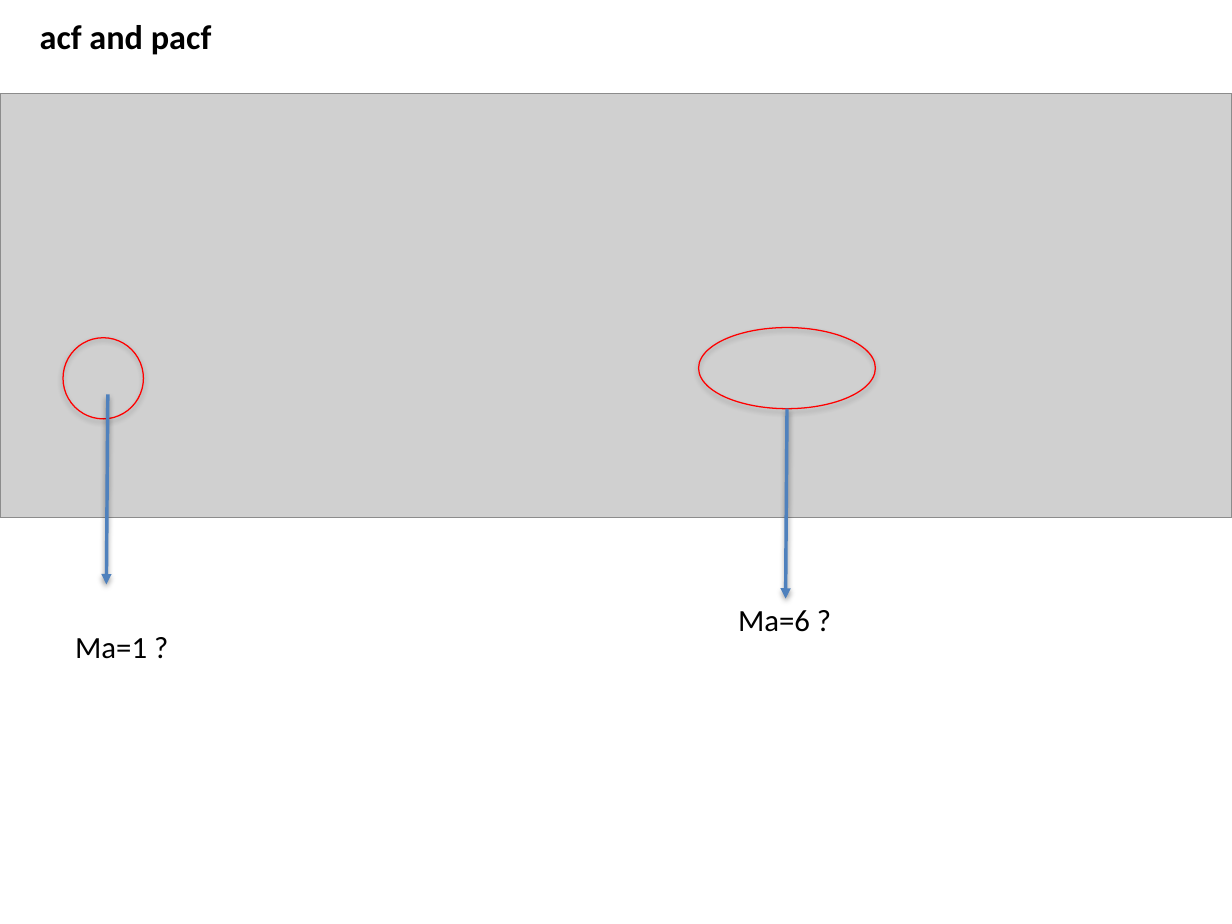
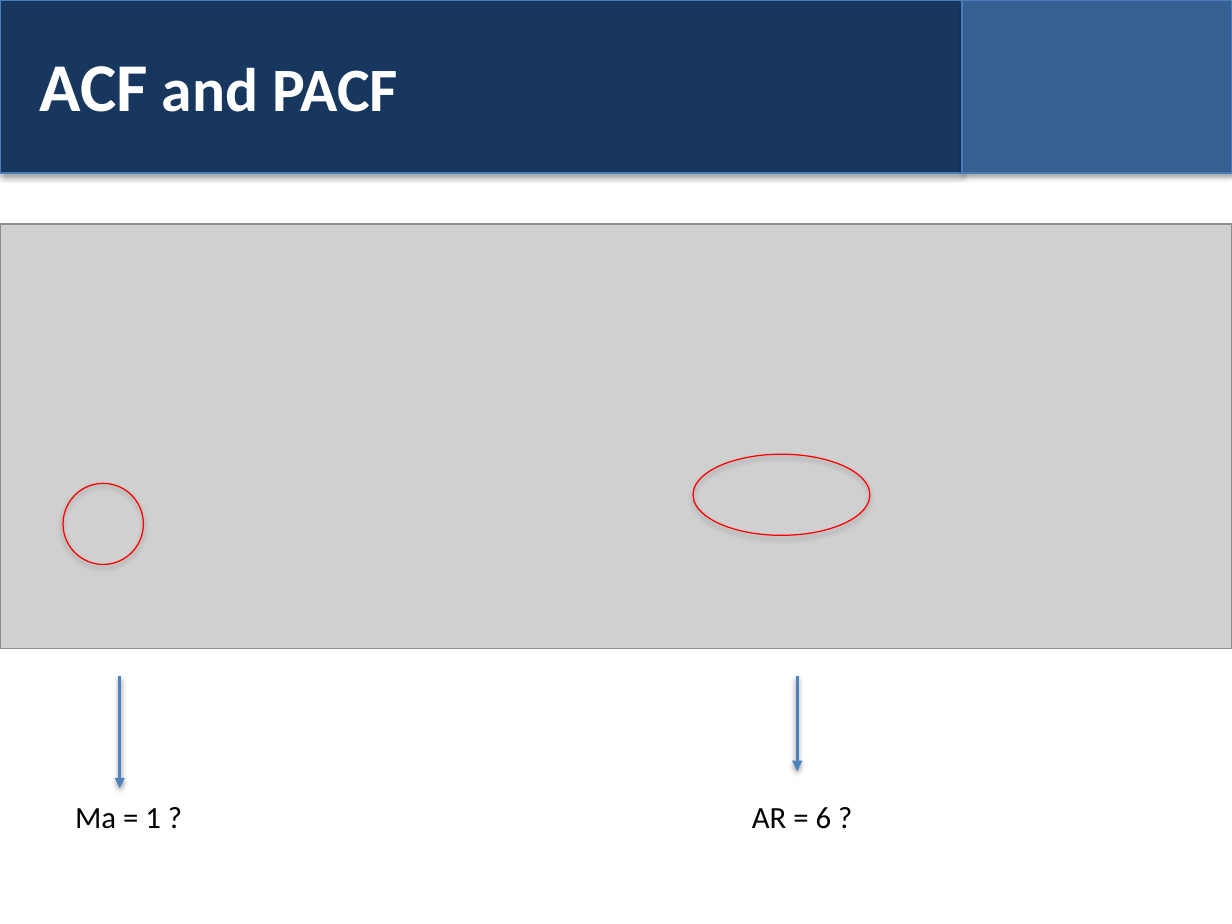
Before and after one commit to bhusalgokarna/Ds_FinalProject, a slide deck: slide 13 of models/Time_Series_EDA_Forecasting_Model_.pptx. Drawn at 1232x924 pixels with LibreOffice and Linux fonts; fonts in the diff are those of the drawing; grey boxes stand for pictures. Boxes give left, top, right and bottom in pixels: in the first picture for what was removed or moved away, otherwise in the second. Text is boxed around its words. In the diff, an @@ line names an element or a change of style, - is before the commit and + after.

```diff
--- a/models/Time_Series_EDA_Forecasting_Model_.pptx
+++ b/models/Time_Series_EDA_Forecasting_Model_.pptx
@@ rectangle added at (0,0,962,172), fill #17375E, outline #4B7EBC 0.75 pt @@
@@ rectangle added at (962,0,1232,172), fill #376092, outline #4B7EBC 0.75 pt @@
@@ text at (40,66,398,112): text changed; size 20 to 36 pt; text colour #000000 to #FFFFFF @@
-acf and pacf
+ACF and PACF
@@ picture: place and size @@
-picture at (0,94,1232,519)
+picture at (0,224,1232,649)
@@ ellipse: place and size @@
-ellipse at (699,328,876,409)
+ellipse at (694,455,871,536)
@@ ellipse: place and size @@
-ellipse at (63,338,143,419)
+ellipse at (63,483,143,564)
@@ arrow moved from (108, 394) - (106, 584) to (120, 676) - (120, 788) @@
@@ arrow moved from (787, 409) - (786, 599) to (797, 676) - (797, 771) @@
@@ text at (75,808,161,829): spaces changed @@
-Ma=1 ?
+Ma = 1 ?
@@ text at (752,807,832,829): text changed @@
-Ma=6 ?
+AR = 6 ?
```
Also in this commit, not shown: 22 other slides changed, 2 slides added, 2 slides removed, 1 other file.
